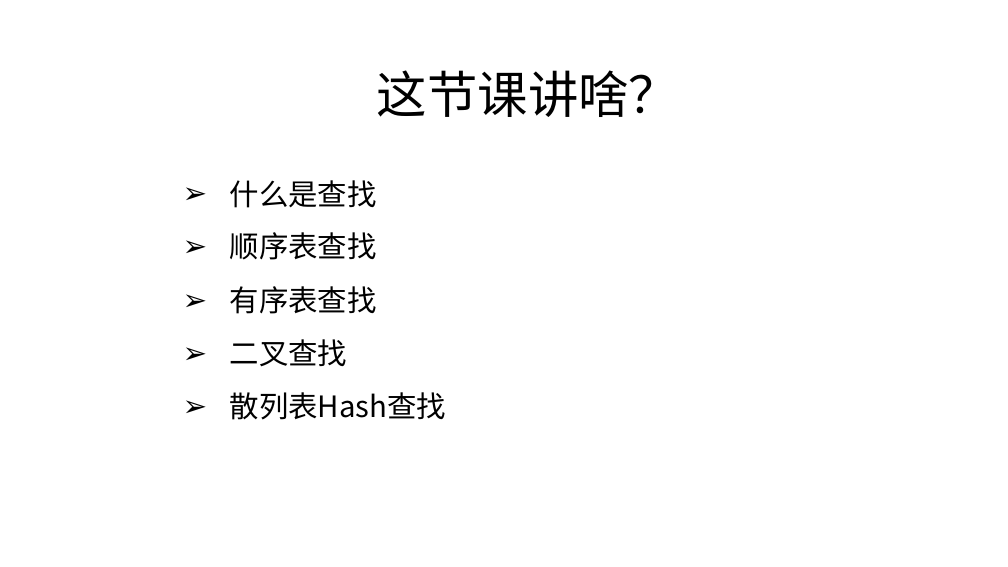
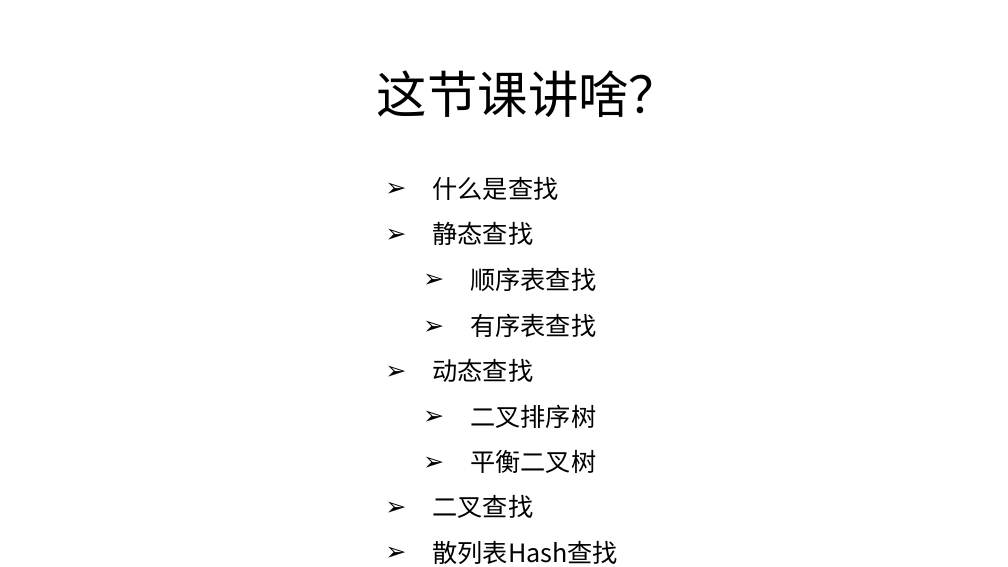
Before and after one commit to zjyesir/hmc_data_structure, a slide deck: slide 2 of ppt/8 查找.pptx. Drawn at 1008x567 pixels with LibreOffice and Linux fonts; fonts in the diff are those of the drawing; background and template pictures are left out. Boxes give left, top, right and bottom in pixels: in the first picture for what was removed or moved away, otherwise in the second. Text is boxed around its words. In the diff, an @@ line names an element or a change of style, - is before the commit and + after.

Commit message:
查找 1/3部分完成

```diff
--- a/ppt/8 查找.pptx
+++ b/ppt/8 查找.pptx
@@ text "什么是查找": place and size @@
-text "什么是查找" at <box>230,180,446,420</box>
+text "什么是查找" at <box>433,176,619,564</box>
@@ text at <box>433,176,619,564</box>: size 28 to 24 pt in "什么是查找", "顺序表查找", "有序表查找", "二叉查找" and 1 more places; list level 1 to 2 in "顺序表查找"; list level 1 to 2 in "有序表查找" @@
@@ text at <box>433,221,534,245</box>: paragraph added @@
+➢ 静态查找
@@ text at <box>433,358,596,473</box>: paragraphs added @@
+➢ 动态查找
+  ➢ 二叉排序树
+  ➢ 平衡二叉树
```
Also in this commit, not shown: 4 other slides changed, 20 slides added, 2 slides removed, 4 other files.
